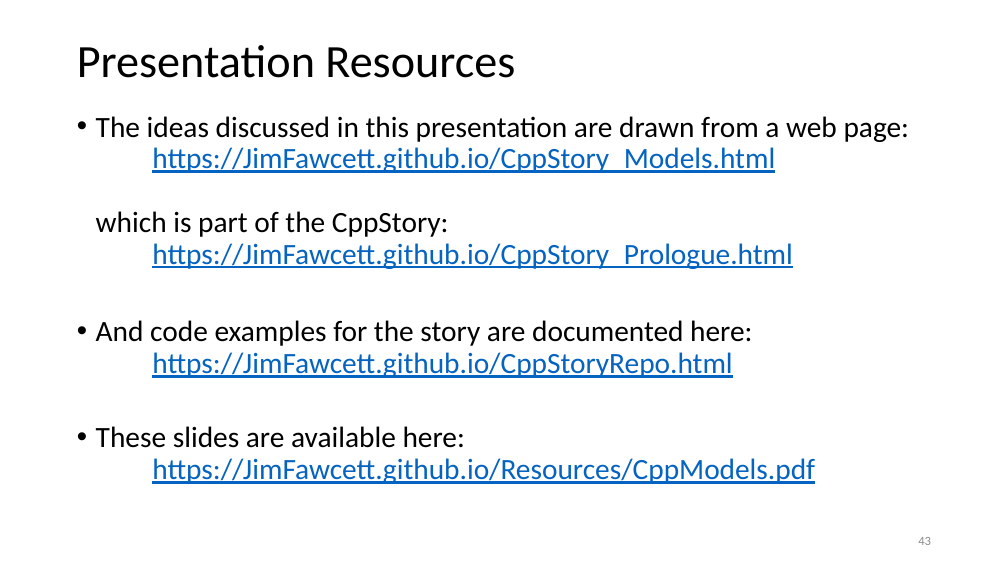
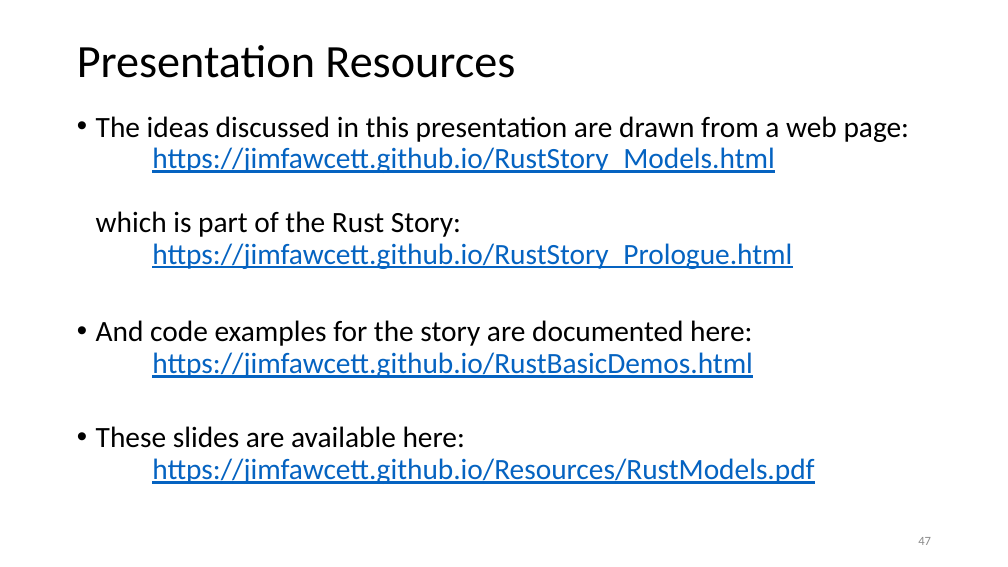
Before and after one commit to JimFawcett/JimFawcett.github.io, a slide deck: slide 47 of Resources/RustModels.pptx (slide 43 before the commit). Drawn at 1008x567 pixels with LibreOffice and Linux fonts; fonts in the diff are those of the drawing. Boxes give left, top, right and bottom in pixels: in the first picture for what was removed or moved away, otherwise in the second. Text is boxed around its words. In the diff, an @@ line names an element or a change of style, - is before the commit and + after.

Commit message:
add links, finished RustModels

```diff
--- a/Resources/RustModels.pptx
+++ b/Resources/RustModels.pptx
@@ text at [96,116,910,484]: text changed @@
-• The ideas discussed in this presentation are drawn from a web page:
-  https://JimFawcett.github.io/CppStory_Models.html
-  which is part of the CppStory:
-  https://JimFawcett.github.io/CppStory_Prologue.html
-• And code examples for the story are documented here:
-  https://JimFawcett.github.io/CppStoryRepo.html
-• These slides are available here:
-  https://JimFawcett.github.io/Resources/CppModels.pdf
+• The ideas discussed in this presentation are drawn from a web page:
+  https://jimfawcett.github.io/RustStory_Models.html
+  which is part of the Rust Story:
+  https://jimfawcett.github.io/RustStory_Prologue.html
+• And code examples for the story are documented here:
+  https://jimfawcett.github.io/RustBasicDemos.html
+• These slides are available here:
+  https://jimfawcett.github.io/Resources/RustModels.pdf
@@ page number at [918,537,931,545]: text changed @@
-43
+47
```
Also in this commit, not shown: 21 other slides changed, 16 slides added, 13 slides removed, 9 other files.
